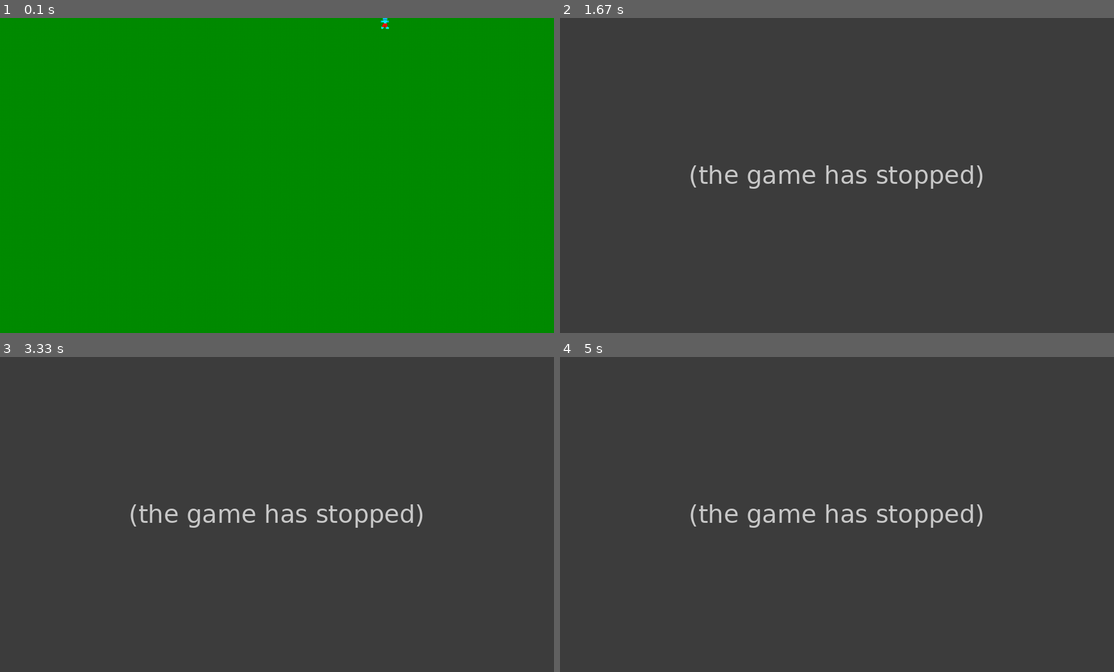
Above: before the commit, frames 1-4 (two rows, left to right).
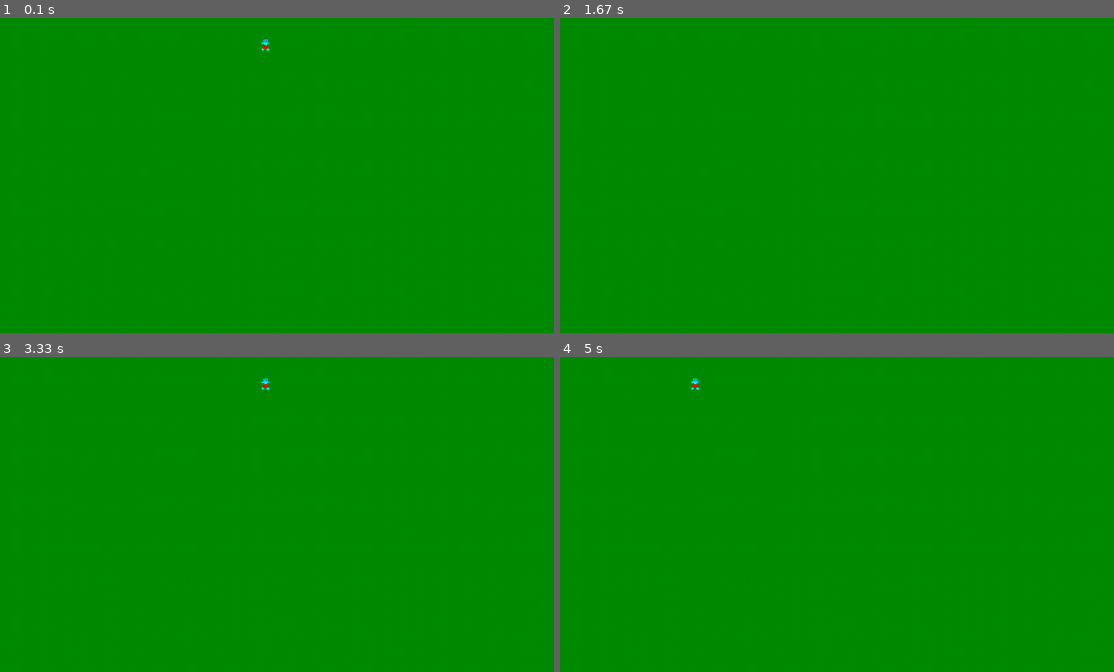
Above: after the commit, the same moments.

Repository: cajlarsson/village
Game: pygame game, started from src/village.py
The game is run twice, just before and just after one commit, with the same random seed, the same clock (stepped at 60 frames per second) and the same inputs.
Inputs:
- Up to frame 1 (0.1 s): no input
- Up to frame 2 (1.67 s): hold Right 0.33-0.8 s; hold Up 0.83-1.13 s
- Up to frame 3 (3.33 s): hold Left 1.67-2.2 s; hold Down 2.23-2.53 s; hold Up from 3 s (still down)
- Up to frame 4 (5 s): release Up at 3.37 s; hold Right 3.4-4.03 s; hold Left 4.47-4.93 s; hold Right from 4.97 s (still down)

The runs differ from the first frame. In frame 1, less than 0.1% of the frame differs, in the area x 47-71%, y 0-11%; in frame 2, 100%, in the area x 0-100%, y 0-100%; in frame 3, 100%; in frame 4, 100%.
Before the commit the program exited at 1.25 s; later frames show no game.

Commit message:
Fixat lite mera

Diff:
--- a/src/game/tile.py
+++ b/src/game/tile.py
@@ -1,7 +1,7 @@
 class tile:
 
     def __init__(self, bottom=None, top=None):
-        self.dirty = 1
+        self.dirty = 0
         self.bottomsprite = bottom
         self.topsprite = top
 
@@ -19,10 +19,17 @@
     def get_bottomsprite(self):
         return self.bottomsprite
 
-    def blit(self, screen, coords):
-        if self.dirty:
+    def blit(self, screen, coords, all=False):
+        if all:
             if self.bottomsprite != None:
                 screen.blit(self.bottomsprite,coords)
             if self.topsprite != None:
                 screen.blit(self.topsprite,coords)
             self.dirty = 0
+
+        elif self.dirty:
+            if self.bottomsprite != None:
+                screen.blit(self.bottomsprite,coords)
+            if self.topsprite != None:
+                screen.blit(self.topsprite,coords)
+            self.dirty = 0
--- a/src/village.py
+++ b/src/village.py
@@ -15,7 +15,7 @@
 game_width = 100
 game_height = 100
 
-pos = 35
+start_pos = 224
 
 # Initialize sprites
 bild1 = pygame.image.load("../res/test-alien.png")
@@ -26,7 +26,7 @@
 # Create world
 tiles = []
 for i in range(game_width*game_height):
-    if i == pos:
+    if i == start_pos:
         tiles.append(tile(bild2,bild1))
     else:
         tiles.append(tile(bild2))
@@ -54,8 +54,66 @@
     pygame.display.flip()
 
 
-while (pygame.event.poll().type != KEYDOWN):
-    draw(screen)
-    #draw(screen,((20,0), (40,4)))
-    #print(clock.get_fps())
-    clock.tick(4)
+def draw_all(screen,corners=((0,0),(screen_width,screen_height))):
+    """ Draws all tiles in the rectangle given by corners (upper left
+    corner, bottom right corner) regardless if they're dirty or not, and sets
+    all tiles to clean"""
+    x1 = corners[0][0]
+    y1 = corners[0][1]
+    x2 = corners[1][0]
+    y2 = corners[1][1]
+
+    xscreen = 0
+    yscreen = 0
+
+    for y in range(y1,y2):
+        for x in range(x1,x2):
+            tiles[y*(game_width)+x].blit(screen,[side*xscreen, side*yscreen],
+                                         True)
+            xscreen += 1
+        xscreen = 0
+        yscreen += 1
+
+    pygame.display.flip()
+
+
+def run():
+    xpos = 0
+    ypos = 0
+    pos = start_pos
+    acc = 0
+
+    draw_all(screen)
+    while True:
+        for event in pygame.event.get():
+            if event.type == QUIT or (event.type == KEYDOWN and event.key ==
+                                      K_ESCAPE):
+                return
+
+        keystate = pygame.key.get_pressed()
+        if keystate[K_LEFT]:
+            if xpos > 0:
+                xpos -= 1
+                draw_all(screen,((xpos,ypos),(xpos+screen_width,ypos+screen_height)))
+
+        if keystate[K_RIGHT]:
+            if xpos < (game_width - screen_width):
+                xpos += 1
+                draw_all(screen,((xpos,ypos),(xpos+screen_width,ypos+screen_height)))
+
+        if keystate[K_UP]:
+            if ypos > 0:
+                ypos -= 1
+                draw_all(screen,((xpos,ypos),(xpos+screen_width,ypos+screen_height)))
+
+        if keystate[K_DOWN]:
+            if ypos < (game_height - screen_height):
+                ypos += 1
+                draw_all(screen,((xpos,ypos),(xpos+screen_width,ypos+screen_height)))
+
+        draw(screen,((xpos,ypos),(xpos+screen_width,ypos+screen_height)))
+        print(clock.get_fps())
+        clock.tick()
+
+
+run()
